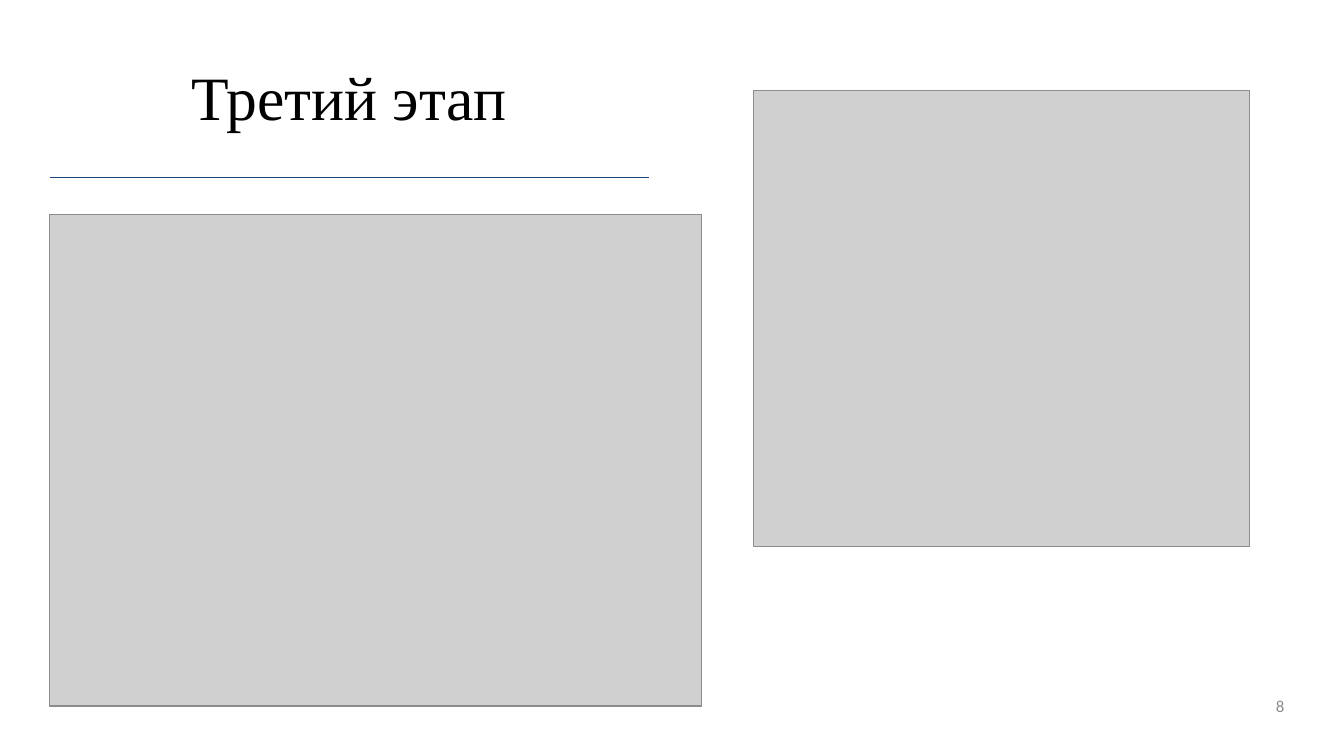
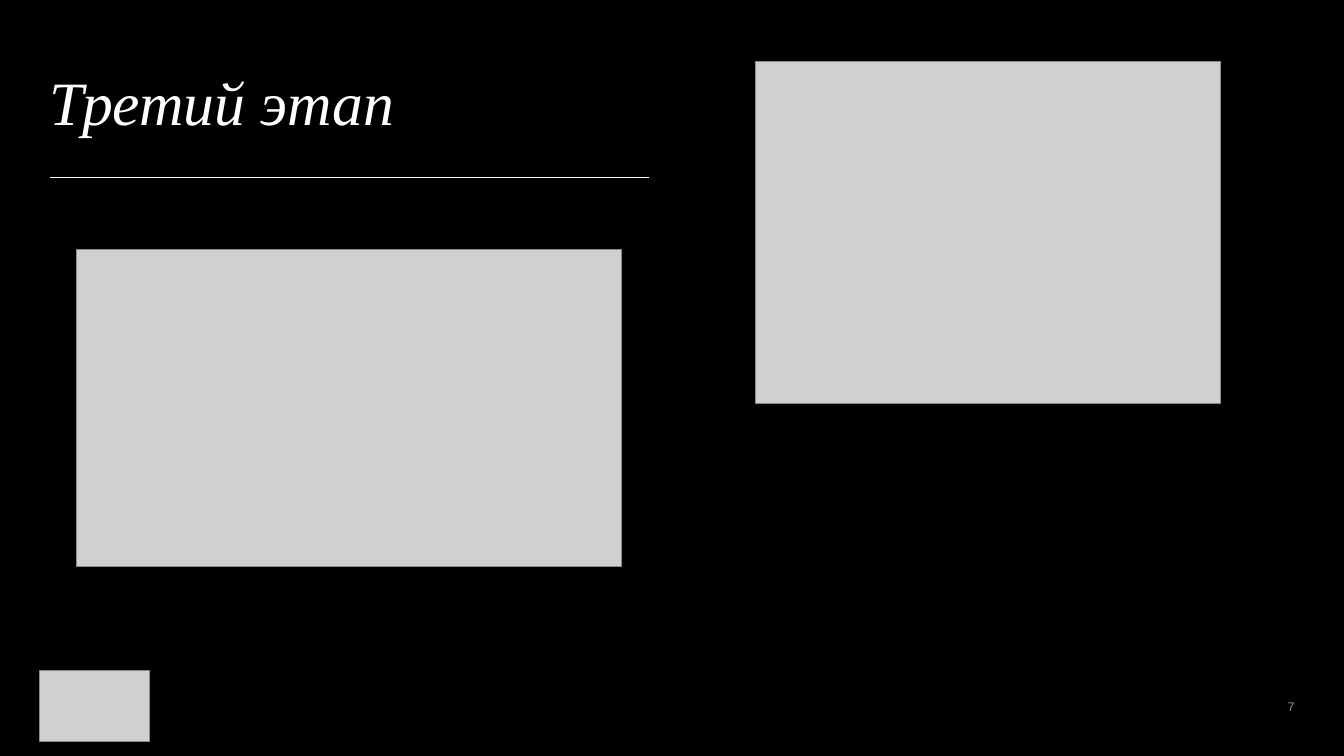
Before and after one commit to R1ccoon/Ip3s, a slide deck: slide 7 of not_site_files/pres.pptx (slide 8 before the commit). Drawn at 1344x756 pixels with LibreOffice and Linux fonts; fonts in the diff are those of the drawing; grey boxes stand for pictures. Boxes give left, top, right and bottom in pixels: in the first picture for what was removed or moved away, otherwise in the second. Text is boxed around its words. In the diff, an @@ line names an element or a change of style, - is before the commit and + after.

```diff
--- a/not_site_files/pres.pptx
+++ b/not_site_files/pres.pptx
@@ background #FFFFFF to #000000 @@
@@ title "Третий этап" at (49, 81, 394, 136): text colour #000000 to #FFFFFF, italic on; alignment centre to left @@
@@ picture: place and size @@
-picture at (754, 91, 1249, 546)
+picture at (755, 62, 1221, 403)
@@ line (49, 177) - (649, 177): stroke #1F497D 0.5 pt to #FFFFFF 0.5 pt @@
@@ picture: place and size @@
-picture at (49, 214, 702, 706)
+picture at (77, 250, 622, 567)
@@ picture added at (40, 670, 149, 742) @@
@@ page number at (1288, 702, 1295, 711): text changed; size 12 to 9 pt; font Calibri to Arial; text colour #8C8C8C to #FFFFFF at 55% opacity @@
-8
+7
```
Also in this commit, not shown: 7 other slides changed, 1 slide added, 2 slides removed, 51 other files.
